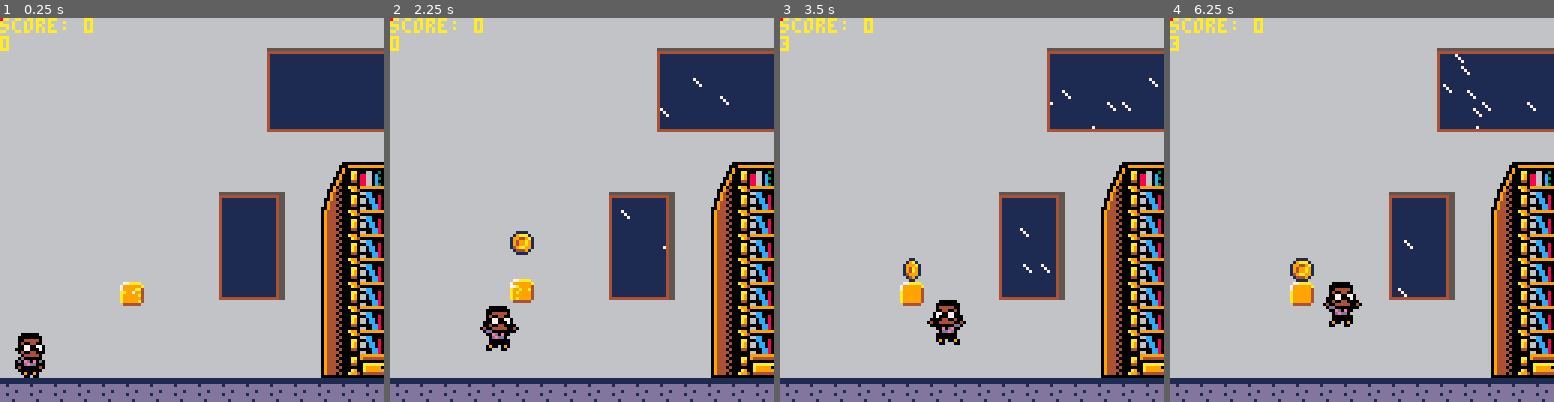
Above: before the commit, frames 1-4 (left to right).
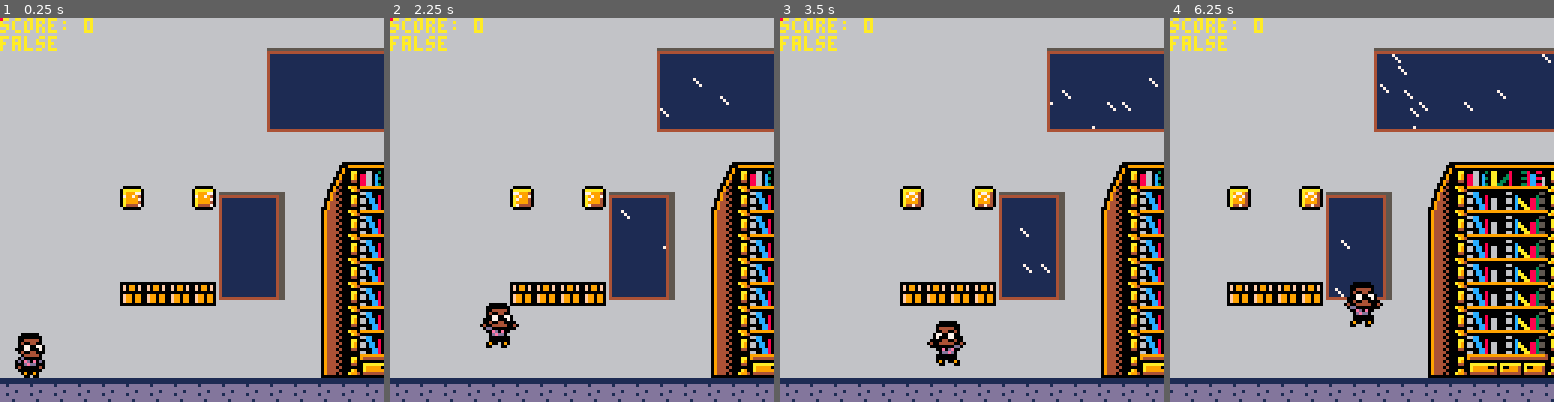
Above: after the commit, the same moments.

Repository: cwrightlibrary/pico-8
Game: PICO-8 cartridge library_game/carts/library-game.p8
Two runs of this game, one before a commit and one after it. Both use one fixed random seed, a clock stepped at 60 frames per second and the inputs below.
Inputs:
- Up to frame 1 (0.25 s): no input
- Up to frame 2 (2.25 s): tap X (X key) at 0.33, 1.07, 1.85 s; tap O (Z key) at 0.7, 1.7, 2.1 s; hold Right 1.6-2.1 s
- Up to frame 3 (3.5 s): hold Right 2.47-3.03 s; tap O (Z key) at 2.5, 2.9, 3.3 s; tap X (X key) at 2.97 s; hold Left from 3.08 s (still down)
- Up to frame 4 (6.25 s): release Left at 3.58 s; tap O (Z key) every 0.4 s from 3.7 to 6.1 s; hold Right 4.02-4.68 s; tap X (X key) at 4.08, 5.2 s; hold Left 5.08-5.68 s; hold Right from 6.08 s (still down)

The runs differ from the first frame. In frame 1, 2.5% of the frame differs, in the area x 0-57%, y 4-75%; in frame 2, 3.4%; in frame 3, 3.6%; in frame 4, 30%, in the area x 0-100%, y 0-100%.

Commit message:
Add files via upload

Diff:
--- a/library_game/carts/library-game.p8
+++ b/library_game/carts/library-game.p8
@@ -41,7 +41,7 @@
  coin_update()
  q_brick_update()
 end
-bounce_count=0
+
 function _draw()
  cls(1)
  rain_draw()
@@ -56,7 +56,7 @@
  add_sk_small()
  p_draw()
  print('score: '..p.score,cam_x,0,10)
- print(bounce_count)
+ print(success)
 end
 -->8
 --player
@@ -174,6 +174,10 @@
    sfx(3)
    p.dy=0
   end
+  if map_collision(p,'up',7) then
+   local cx=ceil(p.x/8)
+   local cy=flr(p.y/8)
+  end
  end
  --left
  if p.dx<0 then
@@ -330,14 +334,14 @@
  if #sk_small_index!=0 then
   for sk_small in all(sk_small_index) do
    if not sk_small.switch then
-    if sk_small.hold<200 then
+    if sk_small.hold<150 then
      sk_small.hold+=1
     else
      sk_small.hold=0
      sk_small.is_waiting=true
     end
    else
-    if sk_small.hold<200 then
+    if sk_small.hold<150 then
      sk_small.hold+=1
     else
      sk_small.hold=0
@@ -437,33 +441,34 @@
    end
    --update
    coin.anim=time()
-   coin.dy+=gravity/2
+   coin.dy+=gravity/4
    if coin.dy>0 then
     limit_speed(coin.dy,coin.max_dy)
-   end
-   if coin.dy>=0
-   and coin.bounces<3 then
-    coin.bounce=true
-   else
-    coin.bounce=false
-   end
-   local newx=coin.x/8
-   local newy=coin.y/8+1.1
-   local newy2=coin.y/8+1
-
-   if fget(mget(newx,newy),0)
-   and coin.bounces<3
-   and coin.bounce then
-    coin.dy-=coin.boost
-    bounce_count+=1
-    coin.bounces+=1
-    coin.bounce=false
-   elseif fget(mget(newx,newy),0)
-   and coin.bounces>=3 then
-    coin.dy=0
+    if not coin.bounce
+    and coin.bounces<5 then
+     coin.bounces+=1
+     if coin.bounces>0 then
+      coin.boost/=1.25
+     end
+     coin.bounce=true
+    end
+   end
+   if coin.spawned then
+    coin.dy=coin.boost/1.15
+    coin.spawned=false
+   end
+   local mx=coin.x/8
+   local my=coin.y/8+1
+   if fget(mget(mx,my),0) then
+    --coin.dy=0
+    if coin.bounce then
+     coin.dy=coin.boost
+     coin.bounce=false
+    else
+     coin.dy=0
+    end
    end
    coin.y+=coin.dy
-   testy=coin.y
    end
  end
 end
@@ -529,7 +534,7 @@
    end
    brick_hit_move(q_brick)
    if q_brick.hit and not q_brick.added_coin then
-    add_object('coin',q_brick.x/8,q_brick.y/8-2,8,8)
+    add_object('coin',q_brick.x/8,q_brick.y/8-1.5,8,8)
     success=true
     q_brick.added_coin=true
    end
@@ -692,8 +697,9 @@
    dy=0,
    max_dx=2,
    max_dy=.001,
+   spawned=true,
    bounce=true,
-   boost=2,
+   boost=-1.1,
    falling=false,
    bounces=0,
    landed=false,
@@ -926,22 +932,22 @@
 22222222222222222222222222222222222222222222222222222222222222222222222222222222999009900990099999999999999009900002222299999999
 22222222222222222222222222222222222222222222222222222222222222222222222222222222999999900099999999999999999999000002222299999999
 22222222222222222222222222222222222222222222222222222222222222222222222222222222999999902000000000000000000000000002222299999999
-66666666666666666666666666666666666666666600000000000000000000000000000000000000277aaaa2277aaaa2277aaaa2277aaaa2277aaaa2277aaaa2
-666666666666666666666666666666666666666660009999999999999999999999999999999999907999999a7999999a7999999a7999999a7999999a7999999a
-666666666555555555555555555555566666666660900000000000000000000000000000000000007997a99479997a9479999aa47a9999a477a99994797a9994
-666666666444444444444444444445566666666600900aa000660030aa000080003380088000aa00a9799a94a99799a4aa997994a9a99a94a99a99a4a799a994
-666666666422222222222222222245566666666609000a9088660c00aa00038000008cc00000a900a999a994a9999a94a99999a4aa999994a9a99994a99a9994
-666666666422222222222222222245566666666009000a9088660c30aa00338000338cc88600a900a9999994a9999994a9999994a9999994a9999994a9999994
-66666666642222222222222222224556666666609400044088660c00aa03308000008cc006004400a999a994a9999a94a99999a4aa999994a9a99994a99a9994
-66666666642222222222222222224556666666009000000088660c30aa33008000338cc886000000244444422444444224444442244444422444444224444442
-00000000642222222222222222224556666666090400a9909999999999999999999999999990a990277aaaa2277aaaa222222222222222222222222222222222
-0f0990f06422222222222222222245566666600940000a94000000000000000000000000000a94007aaaaaaa7999999a22222222222222222222222222222222
-0f0990f0642222222222222222224556666660940400000066cc00000000066000000000550000007aaaaaa97999999422222222222222222222222222222222
-000000006422222222222222222245566666609440000aa000cc008000000000c00000030000aa00aaaaaaa9a999999422222222222222222222222222222222
-0f9909906422222222222222222245566666009404000a90660cc08066000660ca0008835500a900aaaaaaa9a999999422222222222222222222222222222222
-0f9909906422222222222222222245566666094440000a90660cc08066000660caa008835500a900aaaaaaa9a999999422222222222222222222222222222222
-0f99099064222222222222222222455666660944040004400000cc8066000000c0aa088300004400aaaaaaa9a999999422222222222222222222222222222222
-0000000064222222222222222222455666600944400000006600cc8066000660c00aa88355000000244444422444444222222222222222222222222222222222
+66666666666666666666666666666666666666666600000000000000000000000000000000000000200000022000000220000002200000022000000220000002
+666666666666666666666666666666666666666660009999999999999999999999999999999999900aaaaaa00aaaaaa00aaaaaa00aaaaaa00aaaaaa00aaaaaa0
+666666666555555555555555555555566666666660900000000000000000000000000000000000000a9779400a9977400a99977007999970077999400a779940
+666666666444444444444444444445566666666600900aa000660030aa000080003380088000aa000a7997400a979970079979400a7997400a97997007997940
+666666666422222222222222222245566666666609000a9088660c00aa00038000008cc00000a9000a9979400a9997400a999970079999400a7999400a979940
+666666666422222222222222222245566666666009000a9088660c30aa00338000338cc88600a9000a9999400a9999400a9999400a9999400a9999400a999940
+66666666642222222222222222224556666666609400044088660c00aa03308000008cc0060044000a4474400a4447400a444470074444400a74444004474440
+66666666642222222222222222224556666666009000000088660c30aa33008000338cc886000000200000022000000220000002200000022000000220000002
+00000000642222222222222222224556666666090400a9909999999999999999999999999990a990200000022000000222222222222222222222222222222222
+0f0990f06422222222222222222245566666600940000a94000000000000000000000000000a940007777790077aaaa022222222222222222222222222222222
+0f0990f0642222222222222222224556666660940400000066cc000000000660000000005500000007aaaa900799994022222222222222222222222222222222
+000000006422222222222222222245566666609440000aa000cc008000000000c00000030000aa0007aaaa900a99994022222222222222222222222222222222
+0f9909906422222222222222222245566666009404000a90660cc08066000660ca0008835500a90007aaaa900a99994022222222222222222222222222222222
+0f9909906422222222222222222245566666094440000a90660cc08066000660caa008835500a90007aaaa900a99994022222222222222222222222222222222
+0f99099064222222222222222222455666660944040004400000cc8066000000c0aa088300004400099999900444444022222222222222222222222222222222
+0000000064222222222222222222455666600944400000006600cc8066000660c00aa88355000000200000022000000222222222222222222222222222222222
 11111111642222222222222222224556666094440400000099999999999999999999999999400000222222222222222222222222222222222222222222222222
 111111116422222222222222222245566660944440000aa09444444444444444444444444440aa00222222222222222222222222222222222222222222222222
 dd1ddddd6422222222222222222245566660944404000a900000000000000000000000000000a900222222222222222222222222222222222222222222222222
@@ -960,23 +966,23 @@
 44444449666666660006666600066666666000002211112222211222222112222221122222111122222112222221122222277222222222222222222222222222
 __gff__
 0000000000000000000000000000000000000000000000000000000000000000000000000000000000000000000000000000000000000000000000000000000004040404040404040404000202020000000000000000000000000000000000000000000000000000000000020202000000000000000000000000020000000000
-0000000000020202020203030303030303000000000000000000030300000000030000000000000000000000000000000303000000040404040404040400000000000000000000000000000000000000000000000000000000000000000000000000000000000000000000000000000000000000000000000000000000000000
+0000000000020202020203030303030383000000000000000000030300000000030000000000000000000000000000000303000000040404040404040400000000000000000000000000000000000000000000000000000000000000000000000000000000000000000000000000000000000000000000000000000000000000
 __map__
 8080808080808080808080808080808080808080808080808080808080808080808080808080808080808080808080808080808080808080808080808080808080808080808080808080808080808080808080808080808080808080808080808080808080808080808080808080808080808080808080808080808080808080
 8080808080808080808080818282828282828282838080808080808080808080808080808080808080808080808080808080808080808080808080808080808080808080808080808080808080808080808080808080808080808080808080808080808080808080808080808080808080808080808080808080808080808080
 8080808080808080808080919292929292929292938080808080808080808080808080808080808080808080808080808080808080808080808080808080808080808080808080808080808080808080808080808080808080808080808080808080808080808080808080808080808080808080808080808080808080808080
-8080808080808080808080919292929292929292938080808080808080808080808080808080b0808080b080808080808080808080808080808080808080808080808080808080808080808080808080808080808080808080808080808080808080808080808080808080808080808080808080808080808080808080808080
+808080808080808080808091929292929292929293808080808080808080808080808080808080808a80808a808080808080808080808080808080808080808080808080808080808080808080808080808080808080808080808080808080808080808080808080808080808080808080808080808080808080808080808080
 8080808080808080808080a1a2a2a2a2a2a2a2a2a38080908080808080808080808080808080808080808080808080808080808080808080808080808080808080808080808080808080808080808080808080808080808080808080808080808080808080808080808080808080808080808080808080808080808080808080
-80808080808080808080808080808080808080808080808080808080808080808080b0808080808080808080808080808080808080808080808080808080808080808080808080808080808080808080808080808080808080808080808080808080808080808080808080808080808080808080808080808080808080808080
-80808080808080808080808080848586878889808080808080809080808080808080b0808080808080808080808080808080808080808080808080808080808080808080808080808080808080808080808080808080808080808080808080808080808080808080808080808080808080808080808080808080808080808080
-80808080808080808081828380949596979899808182838080808080808080808080b0808080809090909090808080808080808080808080808080808080808080808080808080808080808080808080808080808080808080808080808080808080808080808080808080808080808080808080808080808080808080808080
-80808080808080808091929380a49596979899809192938080808080809080808080b0808080808080808080808080808080808080808080808080808080808080808080808080808080808080808080808080808080808080808080808080808080808080808080808080808080808080808080808080808080808080808080
-80808080808080808091929380a49596979899809192938080808080808080808080b0808080808080808080808080808080808080808080808080808080808080808080808080808080808080808080808080808080808080808080808080808080808080808080808080808080808080808080808080808080808080808080
-80808080808080808091929380a49596979899809192938080808080808080808080b0808080808080808080808080808080808080808080808080808080808080808080808080808080808080808080808080808080808080808080808080808080808080808080808080808080808080808080808080808080808080808080
-80808080808a808080a1a2a380a4959697989980a1a2a3808080808080808080808090909090908080808080808080808080808080808080808080808080808080808080808080808080808080808080808080808080808080808080808080808080808080808080808080808080808080808080808080808080808080808080
+8080808080808080808080808080808080808080808080808080808080808080808090808080808080808080808080808080808080808080808080808080808080808080808080808080808080808080808080808080808080808080808080808080808080808080808080808080808080808080808080808080808080808080
+8080808080808080808080808084858687888980808080808080908080808080808090808080806080808080808080808080808080808080808080808080808080808080808080808080808080808080808080808080808080808080808080808080808080808080808080808080808080808080808080808080808080808080
+80808080808a80808a8182838094959697989980818283808080808080808080808090808080809090909090908080808080808080808080808080808080808080808080808080808080808080808080808080808080808080808080808080808080808080808080808080808080808080808080808080808080808080808080
+80808080808080808091929380a4959697989980919293808080808080908080808090808080808080808080808080808080808080808080808080808080808080808080808080808080808080808080808080808080808080808080808080808080808080808080808080808080808080808080808080808080808080808080
+80808080808080808091929380a4959697989980919293808080808080808080808090808080808080808080808080808080808080808080808080808080808080808080808080808080808080808080808080808080808080808080808080808080808080808080808080808080808080808080808080808080808080808080
+80808080808080808091929380a4959697989980919293808080808080808080808090808080808080808080808080808080808080808080808080808080808080808080808080808080808080808080808080808080808080808080808080808080808080808080808080808080808080808080808080808080808080808080
+808080808090909090a1a2a380a4959697989980a1a2a3808080808a8080808a808090909090908080808080808080808080808080808080808080808080808080808080808080808080808080808080808080808080808080808080808080808080808080808080808080808080808080808080808080808080808080808080
 80808080808080808080808080a4959697989980808080808080808080808080808080808080808080808080808080808080808080808080808080808080808080808080808080808080808080808080808080808080808080808080808080808080808080808080808080808080808080808080808080808080808080808080
-80808080808080808080808080a4959697989980804080808080808080808080808080808080808080808080808080808080808080808080808080808080808080808080808080808080808080808080808080808080808080808080808080808080808080808080808080808080808080808080808080808080808080808080
-80808080808080808080808080b4a5a6a7a8a980808080808080808080808080808080808080808080808080608080808080808080808080808080808080808080808080808080808080808080808080808080808080808080808080808080808080808080808080808080808080808080808080808080808080808080808080
+80808080808080808080808080a4959697989980808080808080808080808080808080808080808080808080808080808080808080808080808080808080808080808080808080808080808080808080808080808080808080808080808080808080808080808080808080808080808080808080808080808080808080808080
+80808080808080808080808080b4a5a6a7a8a980808080808080808080808080808080808080808080808080808080808080808080808080808080808080808080808080808080808080808080808080808080808080808080808080808080808080808080808080808080808080808080808080808080808080808080808080
 a0a0a0a0a0a0a0a0a0a0a0a0a0a0a0a0a0a0a0a0a0a0a0a0a0a0a0a0a0a0a0a0a0a0a0a0a0a0a0a0a0a0a0a0a0a0a0a0a0a0a0a0a0a0a0a0a0a0a0a0a0a0a0a0a0a0a0a0a0a0a0a0a0a0a0a0a0a0a0a0a0a0a0a0a0a0a0a0a0a0a0a0a0a0a0a0a0a0a0a0a0a0a0a0a0a0a0a0a0a0a0a0a0a0a0a0a0a0a0a0a0a0a0a0a0a0a0a0
 
 
